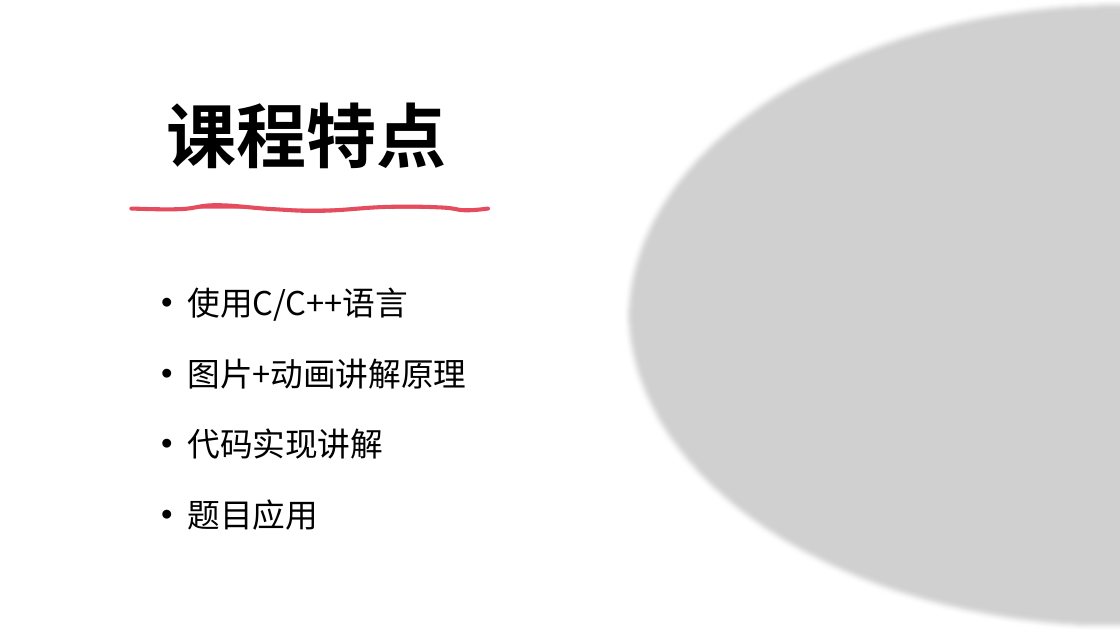
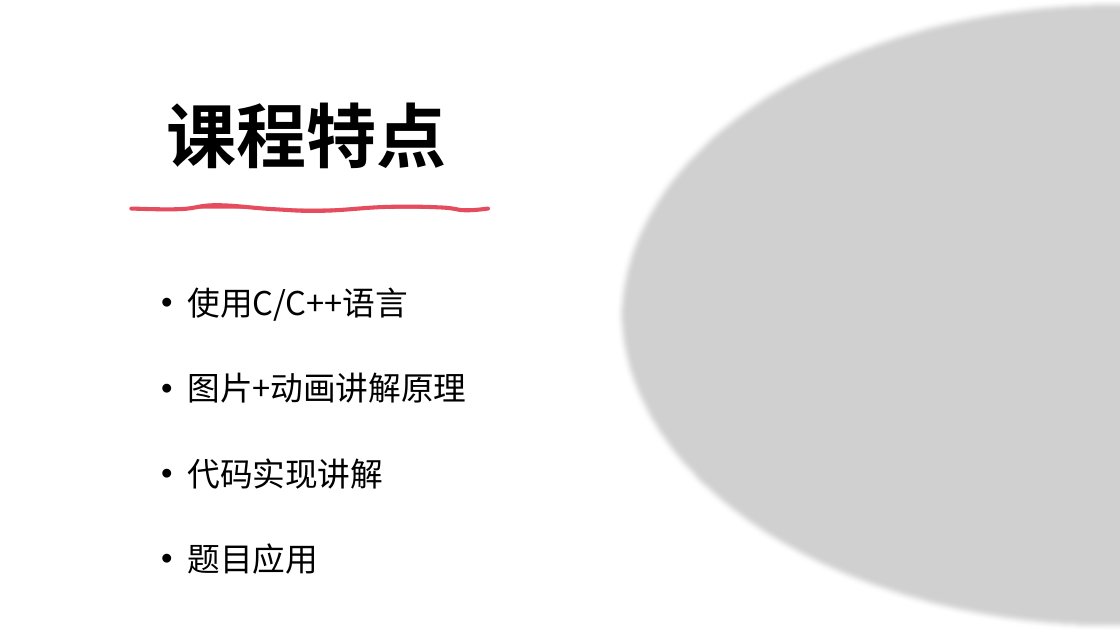
Before and after one commit to Kicamon/Note, a slide deck: slide 2 of ppt/Data_Structrue_Tutorial/Data Structrue Tutorial.pptx. Drawn at 1120x630 pixels with LibreOffice and Linux fonts; fonts in the diff are those of the drawing; grey boxes stand for pictures. Boxes give left, top, right and bottom in pixels: in the first picture for what was removed or moved away, otherwise in the second. Text is boxed around its words. In the diff, an @@ line names an element or a change of style, - is before the commit and + after.

```diff
--- a/ppt/Data_Structrue_Tutorial/Data Structrue Tutorial.pptx
+++ b/ppt/Data_Structrue_Tutorial/Data Structrue Tutorial.pptx
@@ picture: place and size @@
-picture at (624,0,1120,630)
+picture at (618,0,1120,630)
@@ text at (187,358,466,530): paragraphs removed @@
-• 图片+动画讲解原理
-• 代码实现讲解
-• 题目应用
@@ text added at (187,372,466,403), 28 pt, text #000000 @@
+• 图片+动画讲解原理
@@ text added at (187,458,383,489), 28 pt, text #000000 @@
+• 代码实现讲解
@@ text added at (187,543,318,574), 28 pt, text #000000 @@
+• 题目应用
```
Also in this commit, not shown: 1 other slide changed, 10 slides added, 9 other files.
